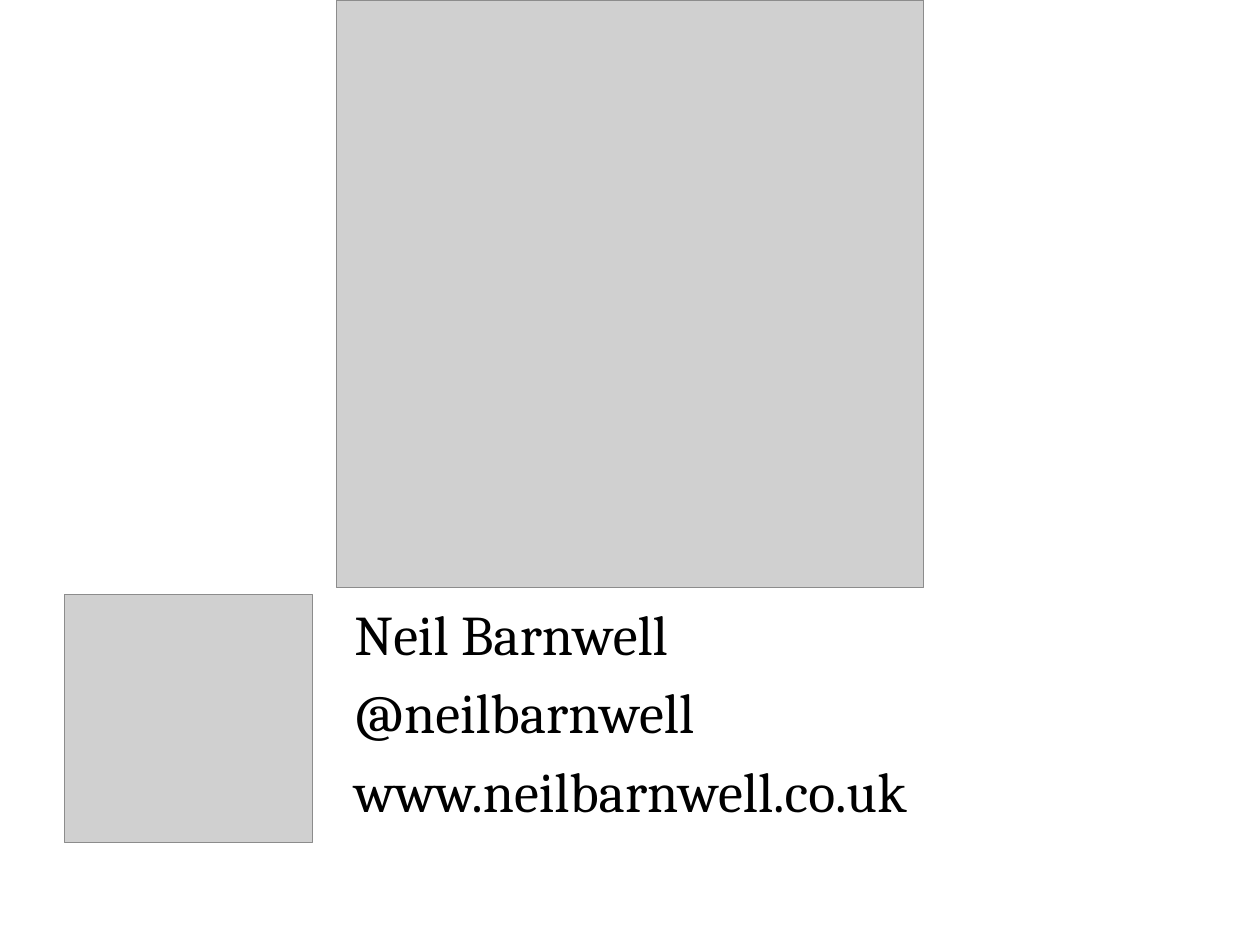
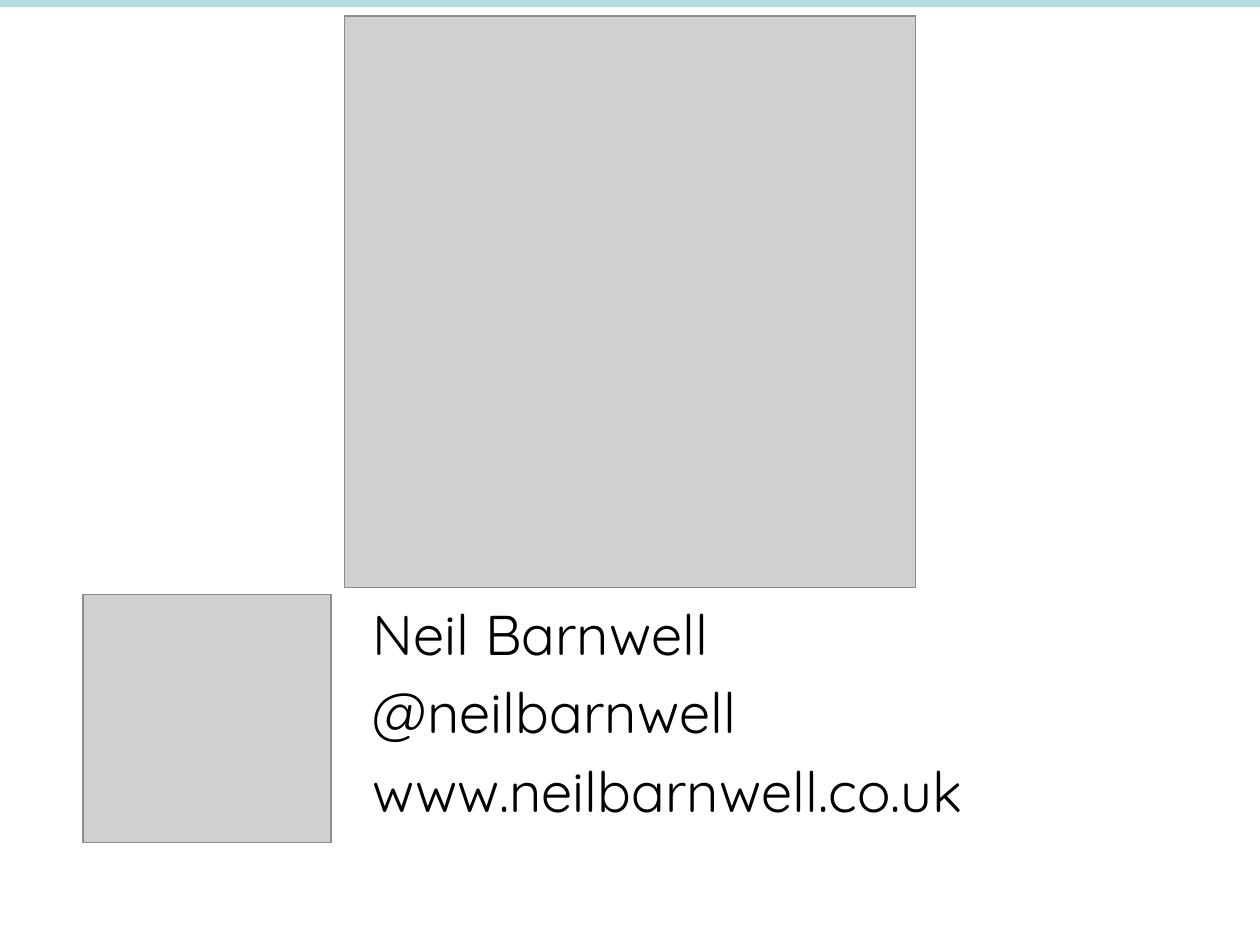
Before and after one commit to nbarnwell/OrderManagementSystem, a slide deck: slide 48 of DDD, CQRS and Event Sourcing.pptx. Drawn at 1260x945 pixels with LibreOffice and Linux fonts; fonts in the diff are those of the drawing; grey boxes stand for pictures. Boxes give left, top, right and bottom in pixels: in the first picture for what was removed or moved away, otherwise in the second. Text is boxed around its words. In the diff, an @@ line names an element or a change of style, - is before the commit and + after.

```diff
--- a/DDD, CQRS and Event Sourcing.pptx
+++ b/DDD, CQRS and Event Sourcing.pptx
@@ line added from (0, 4) to (1260, 4), #B6DCDF 4 pt @@
@@ picture resized from (x1=336, y1=0, x2=924, y2=587) to (x1=344, y1=16, x2=916, y2=588) @@
@@ picture moved from (x1=64, y1=595, x2=312, y2=843) to (x1=83, y1=595, x2=331, y2=843) @@
@@ text "Neil Barnwell" moved from (x1=354, y1=616, x2=906, y2=813) to (x1=373, y1=613, x2=962, y2=813) @@
@@ text "Neil Barnwell" at (x1=373, y1=613, x2=962, y2=813): font Cambria to Quicksand @@
```
Also in this commit, not shown: 37 other slides changed, 10 slides added, 10 slides removed, 10 other files.
